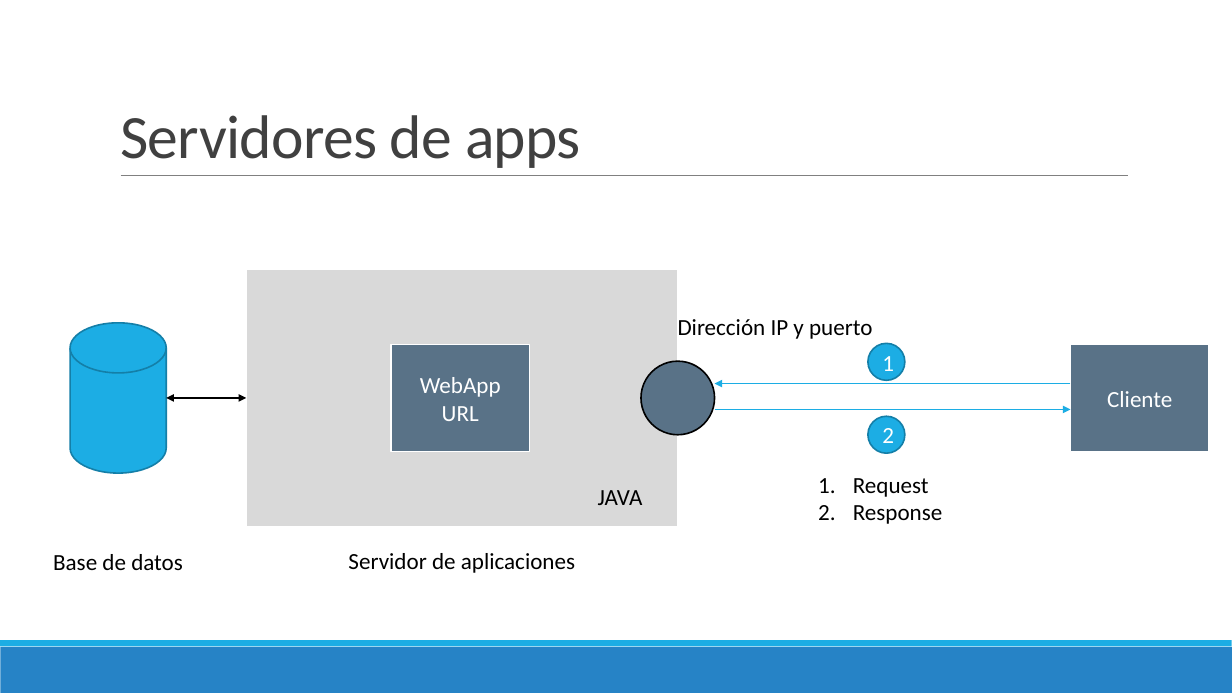
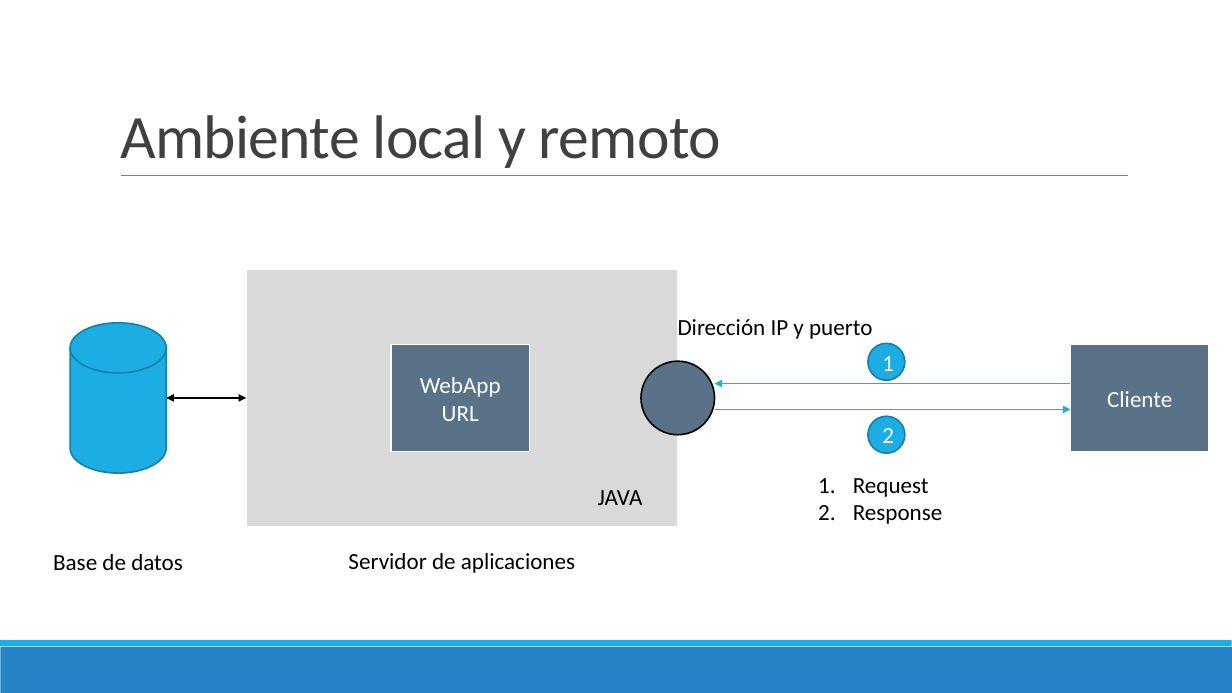
Before and after one commit to Domiciano/PrograRed201, a slide deck: slide 8 of Semana 12/Semana 12.pptx (slide 3 before the commit). Drawn at 1232x693 pixels with LibreOffice and Linux fonts; fonts in the diff are those of the drawing. Boxes give left, top, right and bottom in pixels: in the first picture for what was removed or moved away, otherwise in the second. Text is boxed around its words. In the diff, an @@ line names an element or a change of style, - is before the commit and + after.

```diff
--- a/Semana 12/Semana 12.pptx
+++ b/Semana 12/Semana 12.pptx
@@ title at [120, 115, 721, 168]: text changed @@
-Servidores de apps
+Ambiente local y remoto
```
Also in this commit, not shown: 6 other slides changed, 9 slides added.
